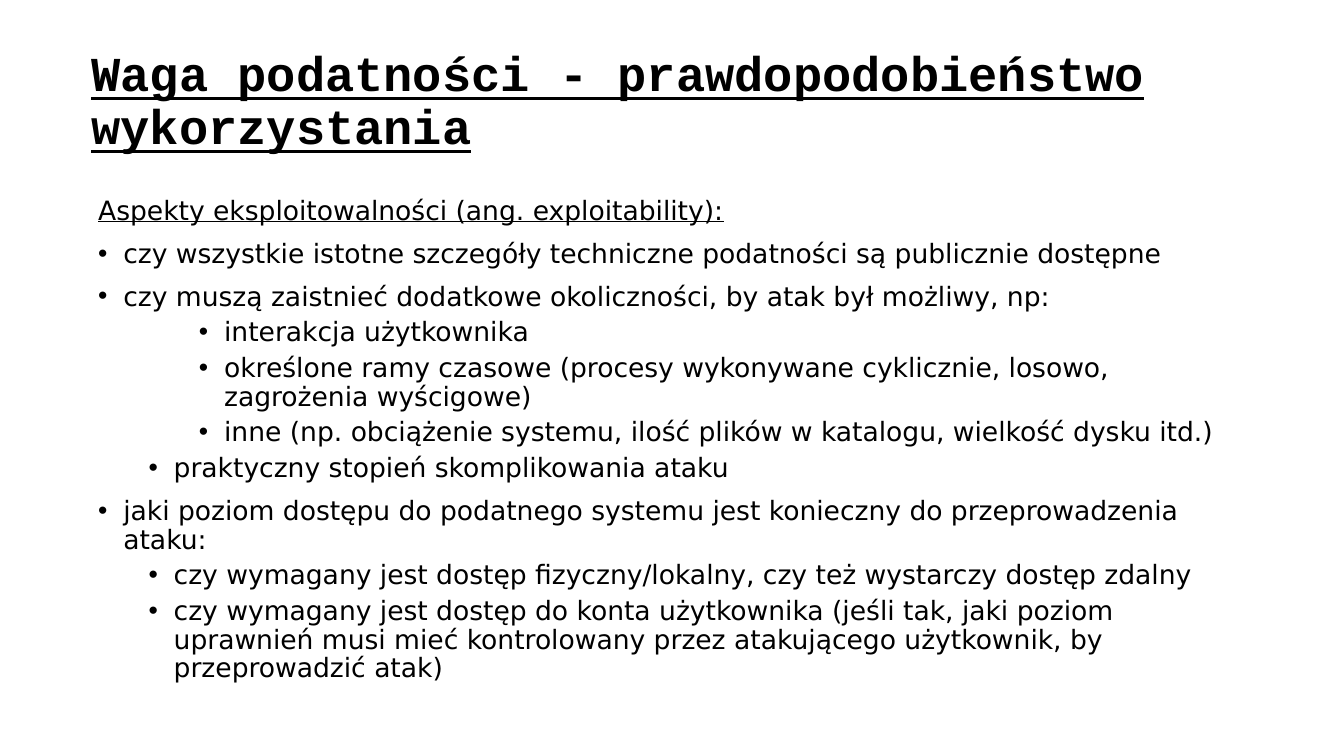
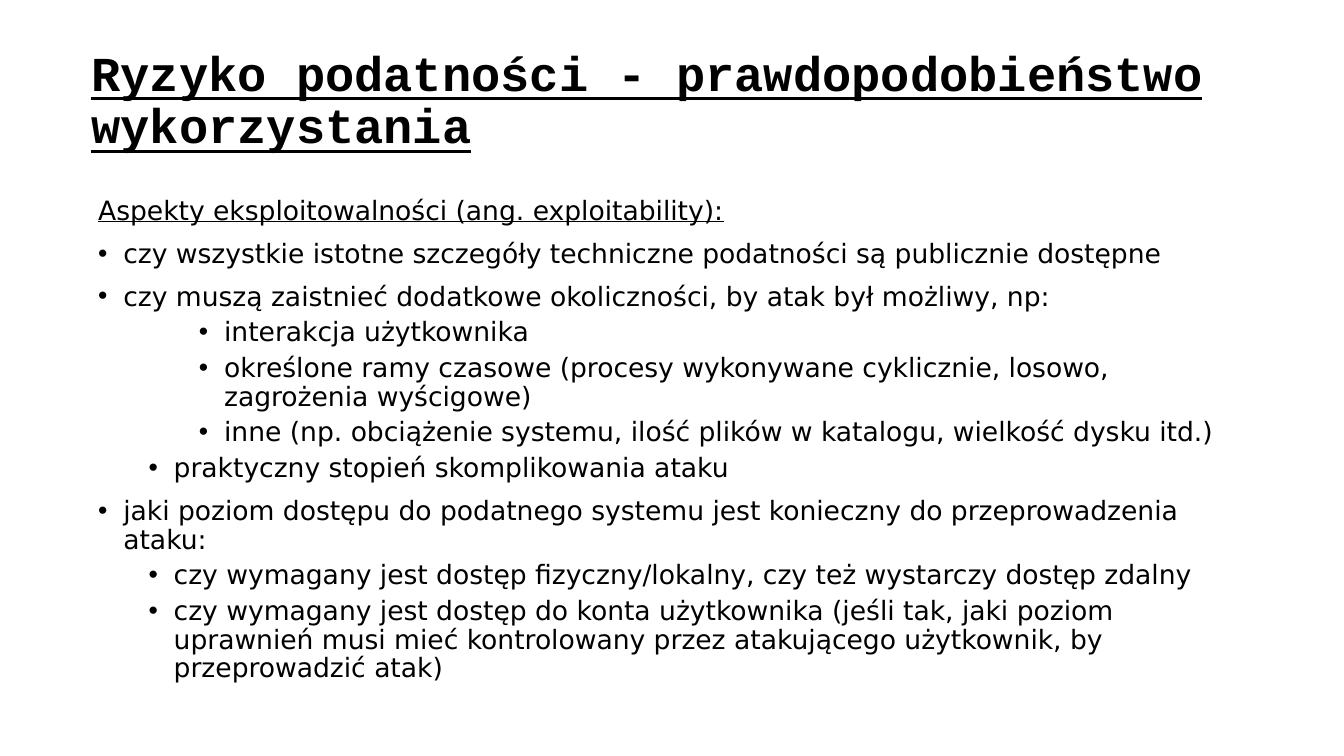
Before and after one commit to ewilded/DFIR, a slide deck: slide 39 of 2_Wprowadzenie_do_bezpieczenstwa_IT.pptx. Drawn at 1344x756 pixels with LibreOffice and Linux fonts; fonts in the diff are those of the drawing. Boxes give left, top, right and bottom in pixels: in the first picture for what was removed or moved away, otherwise in the second. Text is boxed around its words. In the diff, an @@ line names an element or a change of style, - is before the commit and + after.

```diff
--- a/2_Wprowadzenie_do_bezpieczenstwa_IT.pptx
+++ b/2_Wprowadzenie_do_bezpieczenstwa_IT.pptx
@@ title at box(91, 56, 1202, 153): text changed @@
-Waga podatności - prawdopodobieństwo wykorzystania
+Ryzyko podatności - prawdopodobieństwo wykorzystania
```
Also in this commit, not shown: 41 other slides changed, 1 slide added, 2 other files.
